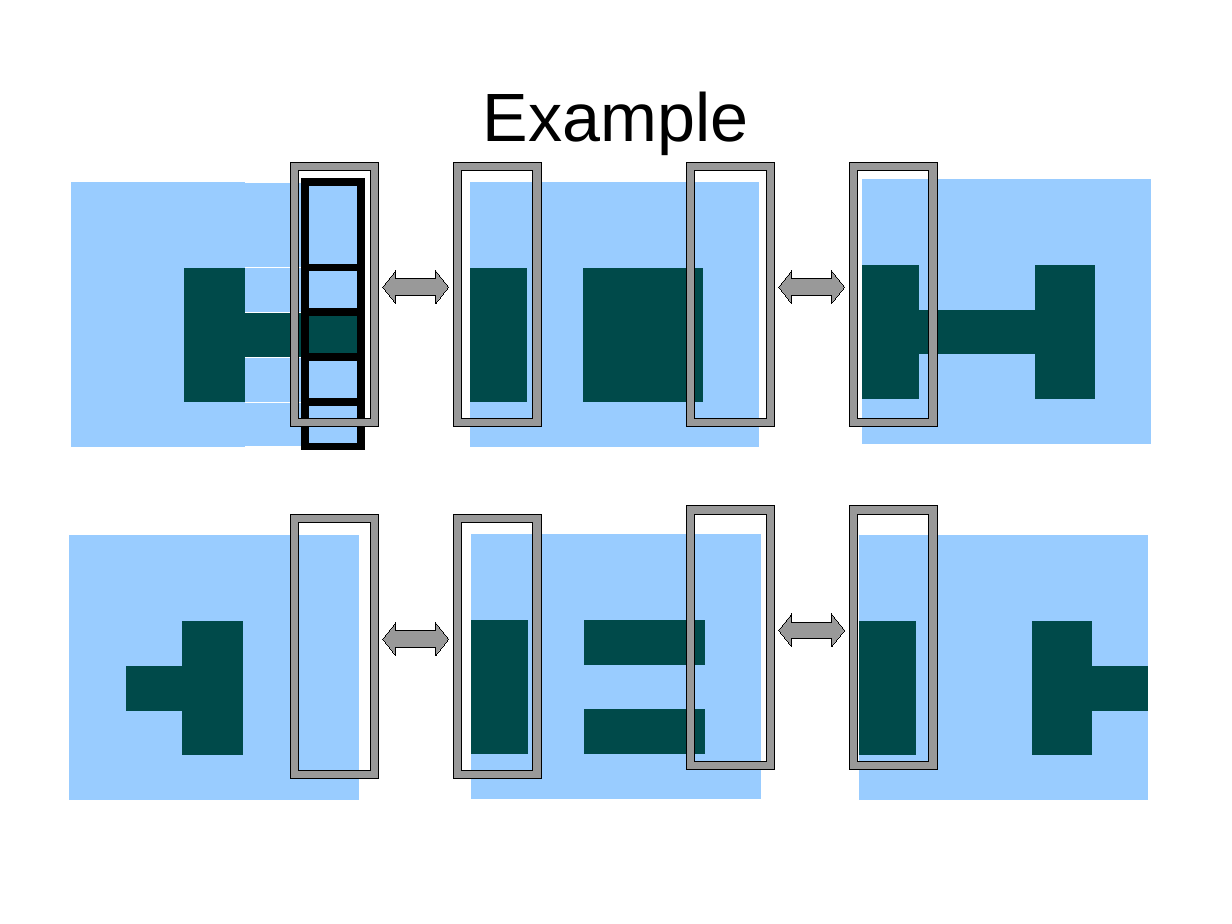
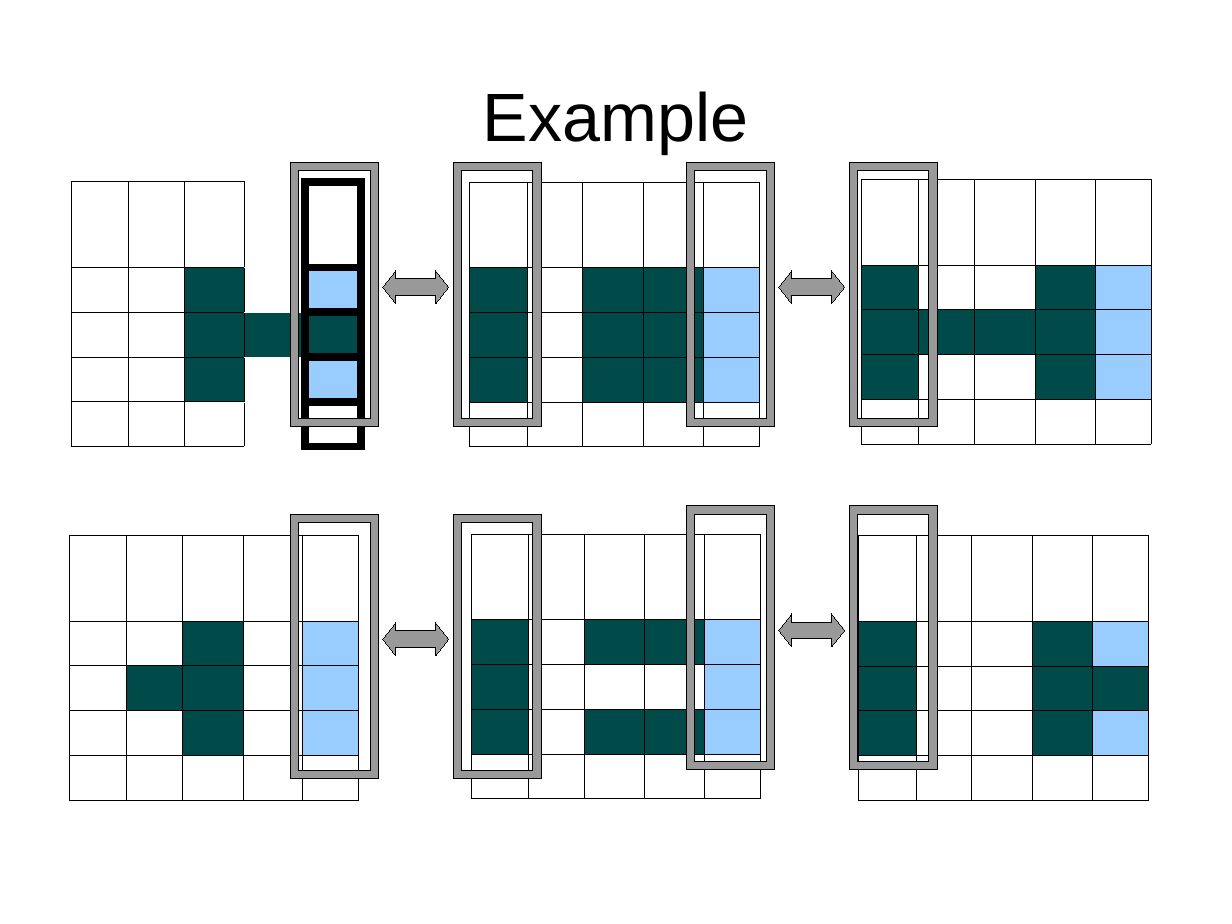
Before and after one commit to FractalDesigns/cowichan-1, a slide deck: slide 20 of miscellaneous/2010-12/slides.odp (slide 19 before the commit). Drawn at 1232x924 pixels with LibreOffice and Linux fonts; fonts in the diff are those of the drawing; background and template pictures are left out. Boxes give left, top, right and bottom in pixels: in the first picture for what was removed or moved away, otherwise in the second. Text is boxed around its words. In the diff, an @@ line names an element or a change of style, - is before the commit and + after.

```diff
--- a/miscellaneous/2010-12/slides.odp
+++ b/miscellaneous/2010-12/slides.odp
@@ table at (x1=862, y1=179, x2=1152, y2=430) @@
@@ borders changed @@
@@ table at (x1=72, y1=182, x2=361, y2=434) @@
@@ fill #99CCFF to none in 6 cells @@
@@ borders changed @@
@@ table at (x1=470, y1=182, x2=759, y2=434) @@
@@ borders changed @@
@@ table at (x1=69, y1=536, x2=359, y2=787) @@
@@ fill #99CCFF to #FFFFFF in row 3, column 4 @@
@@ borders changed @@
@@ table at (x1=472, y1=534, x2=761, y2=786) @@
@@ fill #99CCFF to #FFFFFF in 2 cells @@
@@ borders changed @@
@@ table at (x1=860, y1=536, x2=1149, y2=787) @@
@@ fill #99CCFF to #FFFFFF in row 3, column 3 @@
@@ borders changed @@
```
Also in this commit, not shown: 7 other slides changed, 1 slide added.
